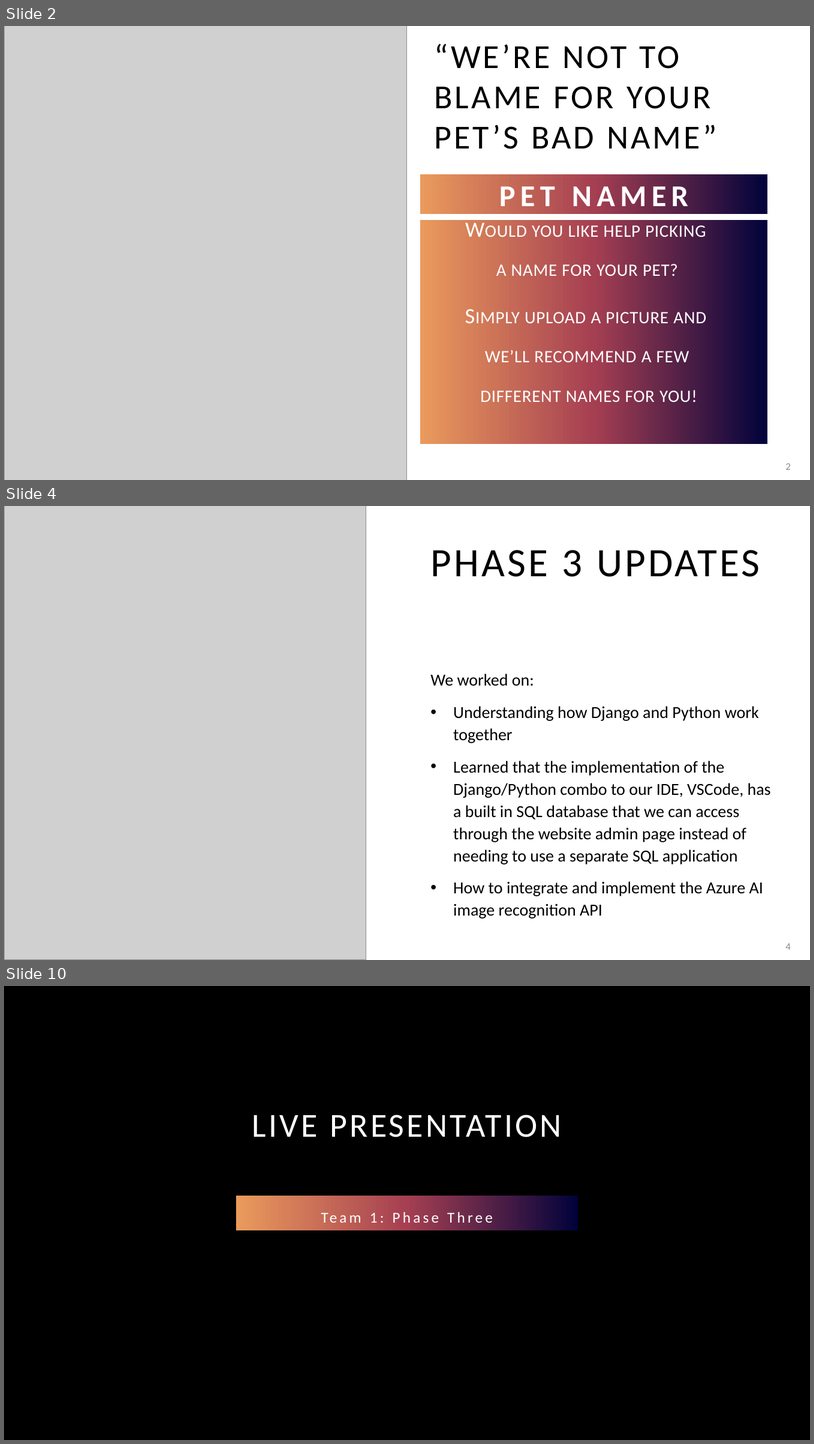
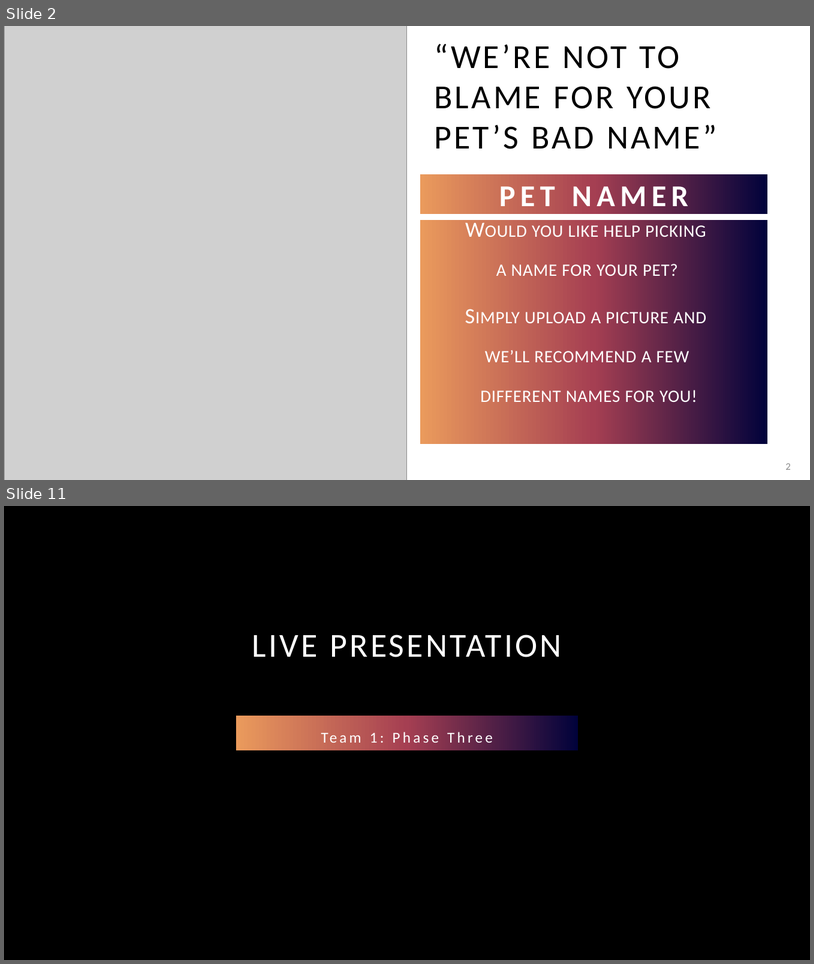
Before and after one commit to adriaonline/CPT200SP24-Team1, a slide deck: Phase 4 Docs/Phase 4 - Presentation.pptx. Shown one above the other, each under a label of ours: slides 2, 4 and 10 before the commit, slides 2 and 11 after it; the slides between them are not shown. The pictures are 814x1444 and 814x964 pixels, drawn with LibreOffice and Linux fonts; fonts in the diff are those of the drawing; grey boxes stand for pictures; background and template pictures are left out. Boxes give left, top, right and bottom in pixels: in the first picture for what was removed or moved away, otherwise in the second. Text is boxed around its words. In the diff, an @@ line names an element or a change of style, - is before the commit and + after.

```diff
--- a/Phase 4 Docs/Phase 4 - Presentation.pptx
+++ b/Phase 4 Docs/Phase 4 - Presentation.pptx
@@ slide 4 removed at <box>4,506,810,960</box>, background #FFFFFF @@
@@ picture removed at <box>4,506,366,960</box> @@
@@ title removed at <box>431,550,760,577</box> @@
-PHASE 3 UPDATES
@@ text removed at <box>431,673,771,918</box> @@
-We worked on:
-• Understanding how Django and Python work together
-• Learned that the implementation of the Django/Python combo to our IDE, VSCode, has a built in SQL database that we can access through the website admin page instead of needing to use a separate SQL application
-• How to integrate and implement the Azure AI image recognition API
@@ page number removed at <box>786,943,791,949</box> @@
-4
@@ what was slide 10 is now slide 11 @@
```
Also in this commit, not shown: 8 slides added, 6 other slides removed, 2 other files.
